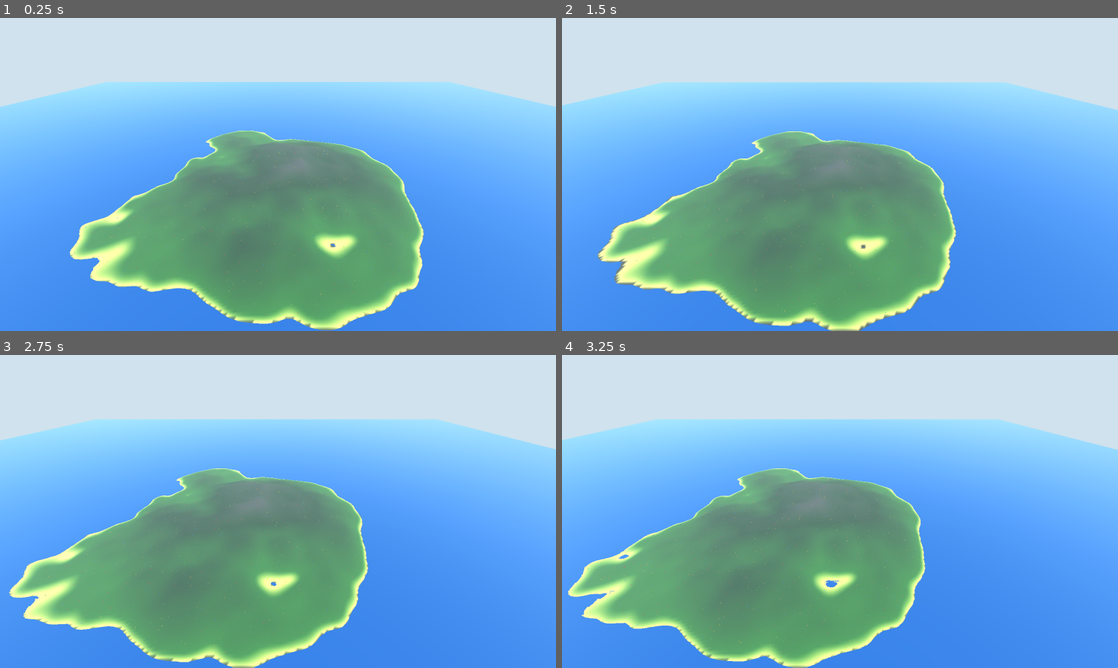
Above: before the commit, frames 1-4 (two rows, left to right).
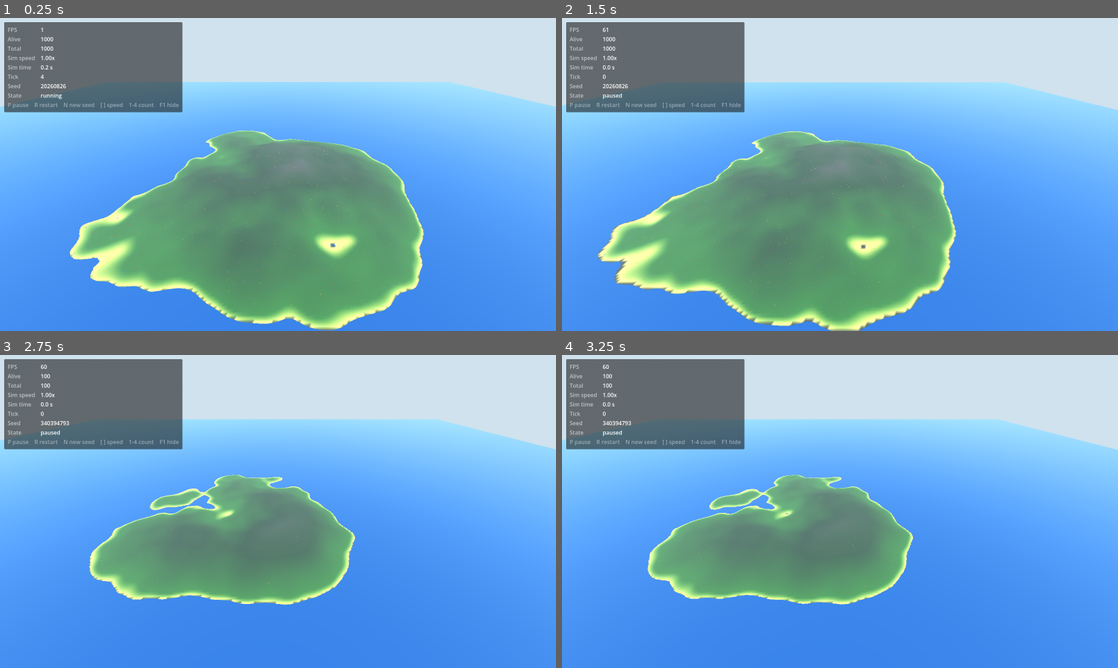
Above: after the commit, the same moments.

Repository: Twody2D/mass
Game: Godot game, scene res://scenes/main.tscn
The game is run twice, just before and just after one commit, with the same random seed, the same clock (stepped at 60 frames per second) and the same inputs.
Inputs (mouse positions are in pixels of both pictures, inside the frame that each line leads up to):
- Up to frame 1 (0.25 s): no input
- Up to frame 2 (1.5 s): tap Enter at 0.5 s; move the mouse to (962, 158) at 0.52 s; hold D 0.53-1.25 s; tap P at 0.6 s; click (962, 158) at 0.67 s; tap Space at 0.77 s; tap R at 0.8 s; drag from (728, 190) to (812, 237) at 1.27 s
- Up to frame 3 (2.75 s): move the mouse to (333, 442) at 2.02 s; hold D from 2.03 s (still down); tap N at 2.1 s; click (333, 442) at 2.17 s; tap 1 at 2.3 s
- Up to frame 4 (3.25 s): release D at 2.75 s; drag from (812, 574) to (673, 464) at 2.77 s

The runs differ from the first frame. In frame 1, 9.2% of the frame differs, in the area x 0-33%, y 1-31%; in frame 2, 9.6%; in frame 3, 27%, in the area x 0-67%, y 1-100%; in frame 4, 27%.

Commit message:
feat(ui): add debug hud and simulation controls
Minimal overlay plus the keys to steer the simulation: FPS, alive, total,
sim speed, sim time, tick, seed and state.

Keyboard driven rather than widget driven. The camera already claims the
right mouse button for looking around, and on camera a keypress beats
aiming at a control.

  P pause    R restart    N new seed    [ ] speed    1-4 count    F1 hide

- pause stops the clock rather than just the label: Main._physics_process
  returns immediately and no ticks run, while the camera keeps flying, so
  a frozen scene can still be flown around
- speed moves along a ladder of 0.25 to 8, so the values stay round on
  camera instead of drifting through repeated doubling
- the number keys respawn at the reference ladder of 100, 1000, 5000 and
  10000, which is what makes bot count restart-scoped in practice
- the panel builds itself from a ROWS list instead of living in a scene
  file, so adding a readout is one line rather than an edit in two places
- the overlay refreshes ten times a second, not every frame; it is
  cosmetic and there is no reason to pay for it per frame

Setting an exact seed still means editing game_config.gd. A text field
would fight the keyboard shortcuts, so N gives a random seed and the
current one is always on screen instead.

Verified on Godot 4.7.2-stable with tools/verify_hud.tscn: 19 checks,
driving the HUD with synthetic key events and asserting the simulation
changed, not the text. Includes that a paused simulation does not
advance, that a resumed one does, that the speed ladder stops at both
ends, that the count presets really respawn, that restart zeroes the
clock and that a new seed lands the crowd somewhere else.

The whole suite still passes: world, camera, bots, movement and HUD.

Diff:
--- a/scenes/main.tscn
+++ b/scenes/main.tscn
@@ -1,10 +1,11 @@
-[gd_scene load_steps=9 format=3]
+[gd_scene load_steps=10 format=3]
 
 [ext_resource type="Script" path="res://scripts/world/world.gd" id="1_world"]
 [ext_resource type="Script" path="res://scripts/camera/free_camera.gd" id="2_camera"]
 [ext_resource type="Script" path="res://scripts/core/main.gd" id="3_main"]
 [ext_resource type="Script" path="res://scripts/simulation/bot_manager.gd" id="4_bots"]
 [ext_resource type="Script" path="res://scripts/rendering/crowd_renderer.gd" id="5_crowd"]
+[ext_resource type="Script" path="res://scripts/ui/debug_hud.gd" id="6_hud"]
 
 [sub_resource type="ProceduralSkyMaterial" id="SkyMaterial_1"]
 sky_top_color = Color(0.325, 0.51, 0.788, 1)
@@ -31,6 +32,7 @@
 world_path = NodePath("World")
 bots_path = NodePath("Bots")
 crowd_path = NodePath("Crowd")
+hud_path = NodePath("DebugHUD")
 
 [node name="WorldEnvironment" type="WorldEnvironment" parent="."]
 environment = SubResource("Environment_1")
@@ -50,6 +52,9 @@
 cast_shadow = 0
 script = ExtResource("5_crowd")
 
+[node name="DebugHUD" type="CanvasLayer" parent="."]
+script = ExtResource("6_hud")
+
 [node name="Camera3D" type="Camera3D" parent="."]
 transform = Transform3D(1, 0, 0, 0, 0.8387, 0.5446, 0, -0.5446, 0.8387, 0, 300, 450)
 far = 4000.0
--- a/scripts/core/main.gd
+++ b/scripts/core/main.gd
@@ -11,10 +11,12 @@
 @export var world_path: NodePath = ^"World"
 @export var bots_path: NodePath = ^"Bots"
 @export var crowd_path: NodePath = ^"Crowd"
+@export var hud_path: NodePath = ^"DebugHUD"
 
 var world: World
 var bots: BotManager
 var crowd: CrowdRenderer
+var hud: DebugHUD
 
 ## Simulation clock. Rendering runs at whatever FPS it can; the simulation runs
 ## at a fixed step, so behaviour does not change with frame rate.
@@ -39,8 +41,11 @@
 	if crowd == null:
 		push_error("Main: crowd_path does not point at a CrowdRenderer node (%s)." % crowd_path)
 		return
+	hud = get_node_or_null(hud_path) as DebugHUD
 	bots.world = world
 	crowd.bots = bots
+	if hud != null:
+		hud.main = self
 	rebuild(GameConfig.map_seed, GameConfig.bot_count)
 
 
@@ -69,6 +74,12 @@
 		_accumulator = 0.0
 
 
+## Rebuilds from whatever GameConfig currently holds. This is what the debug UI
+## calls, and what makes bot count and seed restart-scoped rather than fixed.
+func restart() -> void:
+	rebuild(GameConfig.map_seed, GameConfig.bot_count)
+
+
 ## Regenerates the island and repopulates it. Same seed, same result.
 func rebuild(map_seed: int, bot_count: int) -> void:
 	world.generate(map_seed)
--- /dev/null
+++ b/scripts/ui/debug_hud.gd
@@ -0,0 +1,151 @@
+class_name DebugHUD
+extends CanvasLayer
+## Minimal debug overlay: what the simulation is doing, and the keys to steer it.
+##
+## Keyboard driven on purpose. The camera claims the right mouse button for
+## looking around, and on camera a keypress is faster than aiming at a widget.
+## The panel builds itself from ROWS rather than living in a scene file, so
+## adding a readout is one line instead of an edit in two places.
+
+## Speeds cycled by the bracket keys. A ladder rather than repeated doubling, so
+## the values stay round and predictable on camera.
+const SPEED_LADDER := [0.25, 0.5, 1.0, 2.0, 4.0, 8.0]
+
+## Bot counts bound to the number keys, from the reference ladder.
+const COUNT_PRESETS := [100, 1000, 5000, 10000]
+
+## The overlay is cosmetic, so it refreshes at a fixed low rate instead of every
+## frame. Ten updates a second reads fine and costs nothing.
+const REFRESH_INTERVAL := 0.1
+
+const ROWS := [
+	"FPS",
+	"Alive",
+	"Total",
+	"Sim speed",
+	"Sim time",
+	"Tick",
+	"Seed",
+	"State",
+]
+
+const HINTS := "P pause    R restart    N new seed    [ ] speed    1-4 count    F1 hide"
+
+## Assigned by Main, which owns the wiring.
+var main: Node
+
+var _values: Array[Label] = []
+var _panel: Control
+var _elapsed := 0.0
+
+
+func _ready() -> void:
+	_build()
+	_refresh()
+
+
+func _process(delta: float) -> void:
+	_elapsed += delta
+	if _elapsed < REFRESH_INTERVAL:
+		return
+	_elapsed = 0.0
+	_refresh()
+
+
+func _unhandled_input(event: InputEvent) -> void:
+	if not (event is InputEventKey) or not event.is_pressed() or event.is_echo():
+		return
+	var key := (event as InputEventKey).physical_keycode
+	match key:
+		KEY_P:
+			main.paused = not main.paused
+		KEY_R:
+			main.restart()
+		KEY_N:
+			GameConfig.map_seed = randi()
+			main.restart()
+		KEY_BRACKETLEFT:
+			_step_speed(-1)
+		KEY_BRACKETRIGHT:
+			_step_speed(1)
+		KEY_F1:
+			_panel.visible = not _panel.visible
+		KEY_1, KEY_2, KEY_3, KEY_4:
+			GameConfig.bot_count = COUNT_PRESETS[key - KEY_1]
+			main.restart()
+		_:
+			return
+	_refresh()
+	get_viewport().set_input_as_handled()
+
+
+func _step_speed(direction: int) -> void:
+	# Snap to the nearest rung first, so the ladder still works after a speed
+	# set from anywhere else.
+	var nearest := 0
+	for i in SPEED_LADDER.size():
+		if absf(SPEED_LADDER[i] - main.sim_speed) < absf(SPEED_LADDER[nearest] - main.sim_speed):
+			nearest = i
+	main.sim_speed = SPEED_LADDER[clampi(nearest + direction, 0, SPEED_LADDER.size() - 1)]
+
+
+func _refresh() -> void:
+	if main == null or _values.is_empty():
+		return
+	var bots: BotManager = main.bots
+	var alive := bots.alive_count if bots != null else 0
+	var total := bots.count if bots != null else 0
+	_values[0].text = "%d" % Engine.get_frames_per_second()
+	_values[1].text = str(alive)
+	_values[2].text = str(total)
+	_values[3].text = "%.2fx" % main.sim_speed
+	_values[4].text = "%.1f s" % main.sim_time
+	_values[5].text = str(main.tick_count)
+	_values[6].text = str(GameConfig.map_seed)
+	_values[7].text = "paused" if main.paused else "running"
+
+
+func _build() -> void:
+	var margin := MarginContainer.new()
+	margin.set_anchors_preset(Control.PRESET_TOP_LEFT)
+	for side in ["left", "top"]:
+		margin.add_theme_constant_override("margin_" + side, 12)
+	add_child(margin)
+	_panel = margin
+
+	var panel := PanelContainer.new()
+	margin.add_child(panel)
+
+	var padding := MarginContainer.new()
+	for side in ["left", "right", "top", "bottom"]:
+		padding.add_theme_constant_override("margin_" + side, 10)
+	panel.add_child(padding)
+
+	var column := VBoxContainer.new()
+	padding.add_child(column)
+
+	var grid := HBoxContainer.new()
+	grid.add_theme_constant_override("separation", 16)
+	column.add_child(grid)
+
+	var names := VBoxContainer.new()
+	var values := VBoxContainer.new()
+	# A fixed name column keeps the values from jittering as text changes width.
+	names.custom_minimum_size.x = 78
+	grid.add_child(names)
+	grid.add_child(values)
+
+	for row in ROWS:
+		var name_label := Label.new()
+		name_label.text = row
+		name_label.modulate = Color(1, 1, 1, 0.6)
+		names.add_child(name_label)
+
+		var value_label := Label.new()
+		values.add_child(value_label)
+		_values.append(value_label)
+
+	var hint := Label.new()
+	hint.text = HINTS
+	hint.modulate = Color(1, 1, 1, 0.45)
+	column.add_child(hint)
--- /dev/null
+++ b/tools/verify_hud.gd
@@ -0,0 +1,93 @@
+extends Node
+## Drives the debug HUD with synthetic key presses and checks that each one
+## actually changes the simulation, not just the label next to it.
+
+func _ready() -> void:
+	var failures := 0
+
+	var packed: PackedScene = load("res://scenes/main.tscn")
+	var main: Node3D = packed.instantiate()
+	add_child(main)
+	var hud: DebugHUD = main.get_node("DebugHUD")
+	var bots: BotManager = main.get_node("Bots")
+
+	failures += _check("HUD is wired to Main", hud.main == main)
+
+	# Pause must stop the clock, not merely relabel it.
+	_press(hud, KEY_P)
+	failures += _check("P pauses", main.paused)
+	var ticks_before: int = main.tick_count
+	for i in 5:
+		main._physics_process(0.1)
+	failures += _check("a paused simulation does not tick", main.tick_count == ticks_before)
+	_press(hud, KEY_P)
+	failures += _check("P resumes", not main.paused)
+	for i in 5:
+		main._physics_process(0.1)
+	failures += _check("a running simulation ticks", main.tick_count > ticks_before)
+
+	# Speed ladder, including its ends.
+	var speed_before: float = main.sim_speed
+	_press(hud, KEY_BRACKETRIGHT)
+	failures += _check("] speeds up (%.2f -> %.2f)" % [speed_before, main.sim_speed],
+		main.sim_speed > speed_before)
+	_press(hud, KEY_BRACKETLEFT)
+	failures += _check("[ slows down, back to %.2f" % main.sim_speed,
+		is_equal_approx(main.sim_speed, speed_before))
+	for i in 20:
+		_press(hud, KEY_BRACKETRIGHT)
+	failures += _check("speed stops at the top of the ladder (%.2f)" % main.sim_speed,
+		is_equal_approx(main.sim_speed, DebugHUD.SPEED_LADDER[-1]))
+	for i in 20:
+		_press(hud, KEY_BRACKETLEFT)
+	failures += _check("speed stops at the bottom (%.2f)" % main.sim_speed,
+		is_equal_approx(main.sim_speed, DebugHUD.SPEED_LADDER[0]))
+
+	# Bot count presets must actually respawn the crowd.
+	_press(hud, KEY_3)
+	failures += _check("3 respawns at %d bots (%d)" % [DebugHUD.COUNT_PRESETS[2], bots.count],
+		bots.count == DebugHUD.COUNT_PRESETS[2])
+	_press(hud, KEY_1)
+	failures += _check("1 respawns at %d bots (%d)" % [DebugHUD.COUNT_PRESETS[0], bots.count],
+		bots.count == DebugHUD.COUNT_PRESETS[0])
+
+	# Restart must reset the clock.
+	for i in 5:
+		main._physics_process(0.1)
+	_press(hud, KEY_R)
+	failures += _check("R resets the clock", main.tick_count == 0 and main.sim_time == 0.0)
+
+	# A new seed must produce a different island.
+	var seed_before: int = GameConfig.map_seed
+	var first_x: float = bots.pos_x[0]
+	_press(hud, KEY_N)
+	failures += _check("N changes the seed (%d -> %d)" % [seed_before, GameConfig.map_seed],
+		GameConfig.map_seed != seed_before)
+	failures += _check("N respawns somewhere else", not is_equal_approx(first_x, bots.pos_x[0]))
+
+	_press(hud, KEY_F1)
+	failures += _check("F1 hides the panel", not hud._panel.visible)
+	_press(hud, KEY_F1)
+	failures += _check("F1 shows it again", hud._panel.visible)
+
+	# Readouts must reflect the simulation, not stale text.
+	hud._refresh()
+	failures += _check("Total reads %d" % bots.count, hud._values[2].text == str(bots.count))
+	failures += _check("Seed reads %d" % GameConfig.map_seed,
+		hud._values[6].text == str(GameConfig.map_seed))
+	failures += _check("State reads running", hud._values[7].text == "running")
+
+	print("failures       : %d" % failures)
+	get_tree().quit(1 if failures > 0 else 0)
+
+
+func _press(hud: DebugHUD, key: Key) -> void:
+	var event := InputEventKey.new()
+	event.physical_keycode = key
+	event.pressed = true
+	hud._unhandled_input(event)
+
+
+func _check(what: String, ok: bool) -> int:
+	print("  %s %s" % ["PASS" if ok else "FAIL", what])
+	return 0 if ok else 1
--- /dev/null
+++ b/tools/verify_hud.tscn
@@ -0,0 +1,6 @@
+[gd_scene load_steps=2 format=3]
+
+[ext_resource type="Script" path="res://tools/verify_hud.gd" id="1_h"]
+
+[node name="VerifyHUD" type="Node"]
+script = ExtResource("1_h")
Not shown, added: scripts/ui/debug_hud.gd.uid
Not shown, added: tools/verify_hud.gd.uid
Not shown, changed: ARCHITECTURE.md
Not shown, changed: README.md
Not shown, changed: TODO.md
Not shown, removed: scripts/ui/.gitkeep
